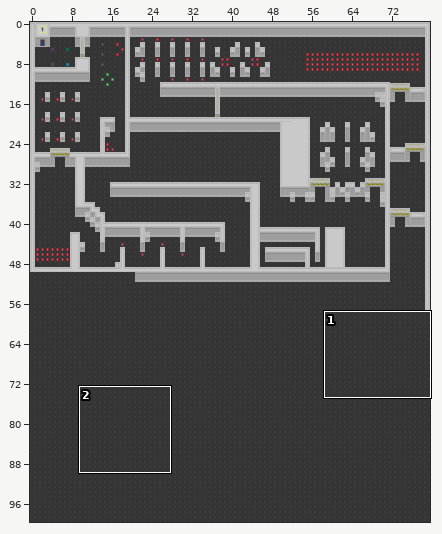
A Tiled map gets an edit: core/assets/maps/level-1.tmx. Above, an overview of the earlier version with the close-up marked.
Close-up. Old version:
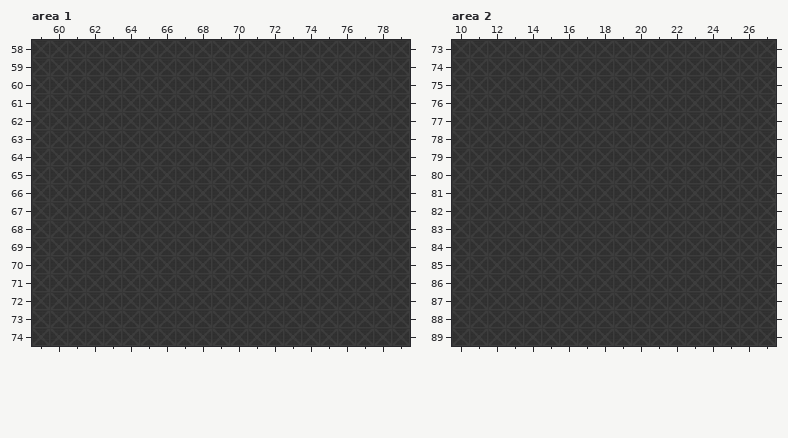
Cells are 32x32 px. Shown: area 1 x 59..79, y 58..74; area 2 x 10..27, y 73..89. The commit also changed other parts of the map, which this record leaves out.
The result:
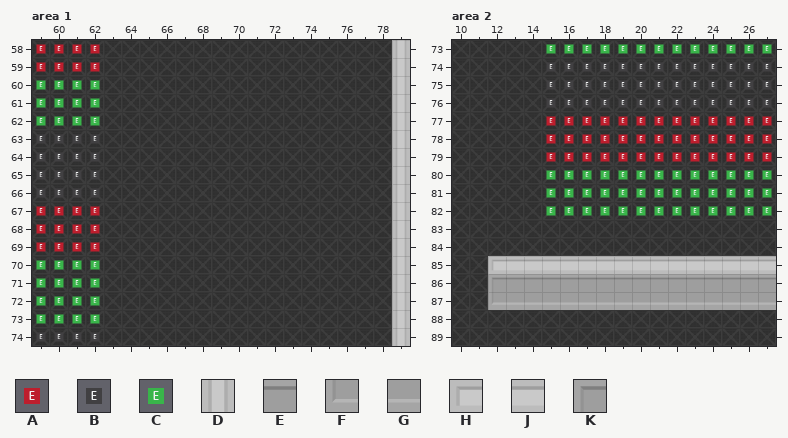
Key: from "meta": A 4, B 5, C 6; from "terrain": D 148, E 175, F 192, G 193, H 220, J 221, K 238.
_ is an empty cell, . an unchanged one.
Changes in this commit:
--- layer "Walls", area 1
@@ x 79..79 @@
-58 _
-59 _
-60 _
-61 _
-62 _
-63 _
-64 _
-65 _
-66 _
-67 _
-68 _
-69 _
-70 _
-71 _
-72 _
-73 _
-74 _
+58 D
+59 D
+60 D
+61 D
+62 D
+63 D
+64 D
+65 D
+66 D
+67 D
+68 D
+69 D
+70 D
+71 D
+72 D
+73 D
+74 D
--- layer "Meta", area 1
@@ x 59..62 @@
-58 ____
-59 ____
-60 ____
-61 ____
-62 ____
-63 ____
-64 ____
-65 ____
-66 ____
-67 ____
-68 ____
-69 ____
-70 ____
-71 ____
-72 ____
-73 ____
-74 ____
+58 AAAA
+59 AAAA
+60 CCCC
+61 CCCC
+62 CCCC
+63 BBBB
+64 BBBB
+65 BBBB
+66 BBBB
+67 AAAA
+68 AAAA
+69 AAAA
+70 CCCC
+71 CCCC
+72 CCCC
+73 CCCC
+74 BBBB
--- layer "Walls", area 2
@@ x 12..27 @@
-85 ________________
-86 ________________
-87 ________________
+85 HJJJJJJJJJJJJJJJ
+86 KEEEEEEEEEEEEEEE
+87 FGGGGGGGGGGGGGGG
--- layer "Meta", area 2
@@ x 15..27 @@
-73 _____________
-74 _____________
-75 _____________
-76 _____________
-77 _____________
-78 _____________
-79 _____________
-80 _____________
-81 _____________
-82 _____________
+73 CCCCCCCCCCCCC
+74 BBBBBBBBBBBBB
+75 BBBBBBBBBBBBB
+76 BBBBBBBBBBBBB
+77 AAAAAAAAAAAAA
+78 AAAAAAAAAAAAA
+79 AAAAAAAAAAAAA
+80 CCCCCCCCCCCCC
+81 CCCCCCCCCCCCC
+82 CCCCCCCCCCCCC
Changed places in both close-ups, as pixel boxes (x1, y1, x2, y2):
added: (36, 44, 100, 342)
added: (392, 40, 410, 346)
added: (546, 44, 772, 216)
added: (488, 256, 776, 310)
